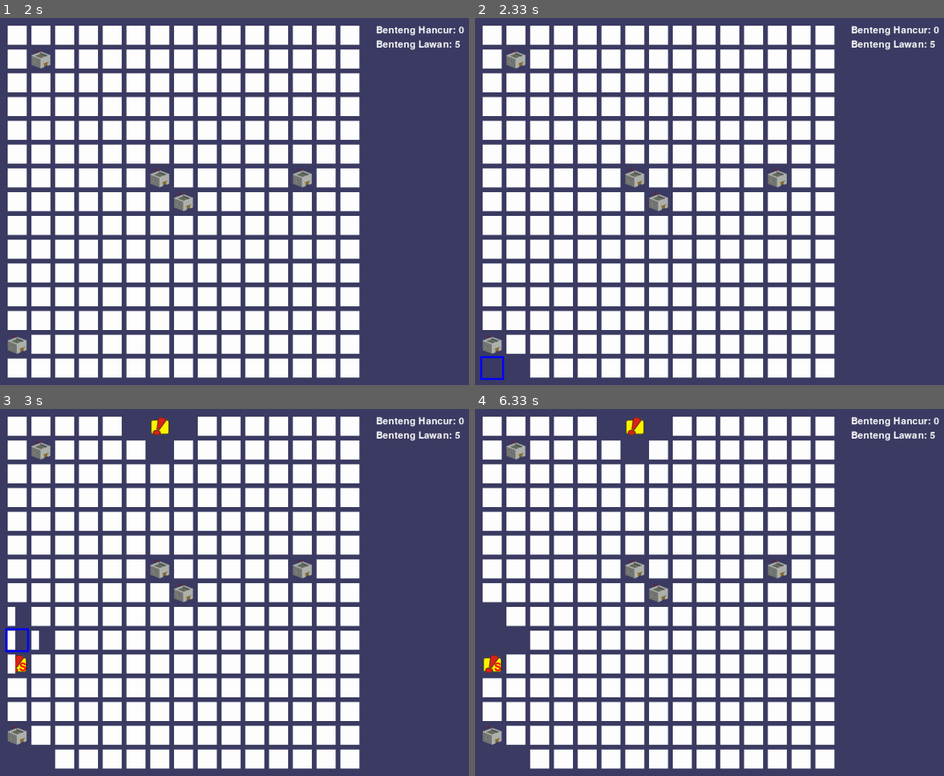
Above: before the commit, frames 1-4 (two rows, left to right).
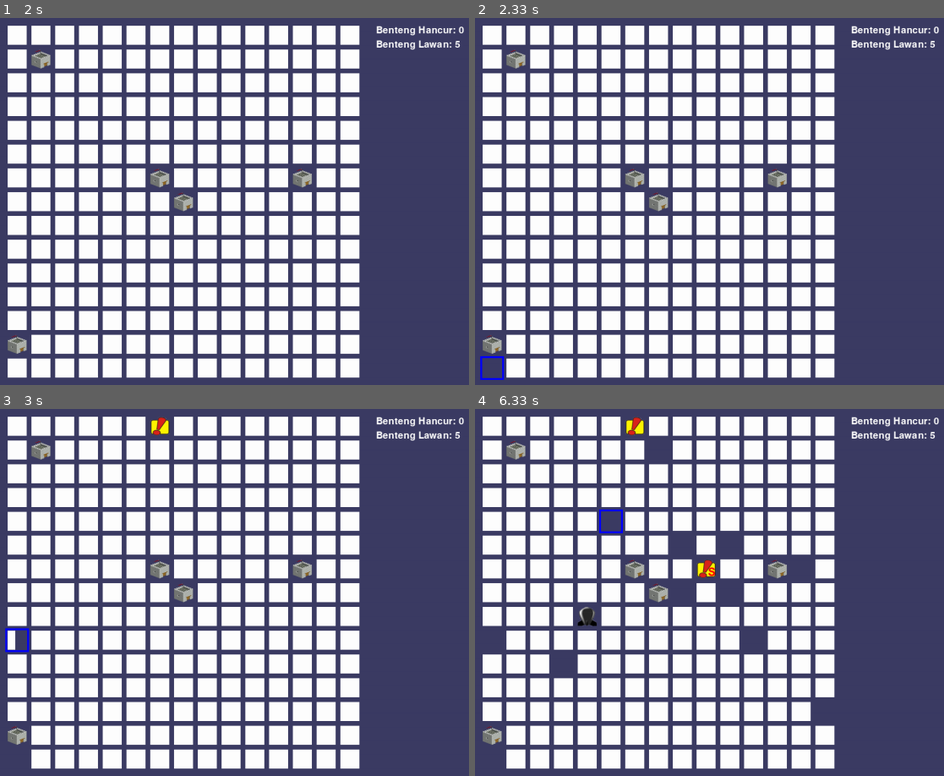
Above: after the commit, the same moments.

Repository: giantcrabi/fp-progjar
Game: pygame game, started from catapultwar.py
The game is run twice, just before and just after one commit, with the same random seed, the same clock (stepped at 60 frames per second) and the same inputs. The source is Python 2; it was converted automatically to run under Python 3.
Inputs (mouse positions are in pixels of both pictures, inside the frame that each line leads up to):
- Up to frame 1 (2 s): click (187, 205) at 0.38 s; press the mouse at (18, 128) at 0.7 s; move the mouse to (28, 91) at 0.8 s; release the mouse at (37, 51) at 0.93 s; click (164, 183) at 1.05 s; press the mouse at (18, 58) at 1.37 s; move the mouse to (18, 201) at 1.47 s; release the mouse at (18, 340) at 1.6 s; click (304, 179) at 1.72 s
- Up to frame 2 (2.33 s): click (493, 366) at 2.05 s
- Up to frame 3 (3 s): press the mouse at (18, 640) at 2.37 s; move the mouse to (84, 537) at 2.47 s; release the mouse at (150, 434) at 2.6 s; click (18, 640) at 2.72 s
- Up to frame 4 (6.33 s): press the mouse at (493, 709) at 3.03 s; move the mouse to (568, 585) at 3.13 s; release the mouse at (648, 456) at 3.27 s; click (798, 559) at 3.38 s; click (747, 632) at 3.72 s; press the mouse at (747, 632) at 4.03 s; move the mouse to (657, 651) at 4.13 s; release the mouse at (564, 669) at 4.27 s; press the mouse at (493, 519) at 4.87 s; move the mouse to (657, 618) at 4.97 s; release the mouse at (826, 713) at 5.1 s; click (592, 621) at 5.22 s; click (709, 574) at 5.55 s; press the mouse at (517, 735) at 5.87 s; move the mouse to (559, 625) at 5.97 s; release the mouse at (606, 511) at 6.1 s; click (807, 497) at 6.22 s

Frame 1 is identical in both runs. In frame 2, 0.2% of the frame differs, in the area x 6-11%, y 92-99%; in frame 3, 1.3%; in frame 4, 4.4%, in the area x 1-77%, y 2-99%.

Commit message:
update powerup

Diff:
--- a/catapultwar.py
+++ b/catapultwar.py
@@ -73,7 +73,7 @@
     lifePlayer2 = 5
     jumlahBenteng1 = 5
     jumlahBenteng2 = 5
-    kesempatanTembak1 = 3
+    kesempatanTembak1 = 100
     kesempatanTembak2 = 3
     powerPlayer1 = ''
     powerPlayer2 = ''
@@ -119,7 +119,7 @@
                     if not revealedBoxes[boxx][boxy]:
                         drawHighlightBox(boxx, boxy)
                     if not revealedBoxes[boxx][boxy] and mouseClicked:
-                        fireCatapult(mainBoard,revealedBoxes,boxx,boxy,FIREBOMB)
+                        powerPlayer1 = fireCatapult(mainBoard,revealedBoxes,boxx,boxy,powerPlayer1)
                         kesempatanTembak1 -= 1
                 """
                 if mainBoard[boxx][boxy] == BENTENG:
@@ -212,8 +212,11 @@
     boxes = []
     boxes.append((boxx, boxy))
     revealedBoxes[boxx][boxy] = True
-
+    powerPlayer1=''
+    if board[boxx][boxy] != NONE and board[boxx][boxy] != BENTENG:
+    	powerPlayer1 = board[boxx][boxy]
     if(powerup == FIREBOMB):
+    	powerPlayer1 = ''
         boxes = []
         boxes.append((boxx, boxy))
         revealedBoxes[boxx][boxy] = True
@@ -221,16 +224,136 @@
         if(boxx - 1 >= 0 and not revealedBoxes[boxx - 1][boxy]):
             boxes.append((boxx - 1, boxy))
             revealedBoxes[boxx - 1][boxy] = True
+            if board[boxx][boxy] != NONE and board[boxx][boxy] != BENTENG:
+    			powerPlayer1 = board[boxx][boxy]
         if(boxx + 1 < BOARDWIDTH and not revealedBoxes[boxx + 1][boxy]):
             boxes.append((boxx + 1, boxy))
             revealedBoxes[boxx + 1][boxy] = True
+            if board[boxx][boxy] != NONE and board[boxx][boxy] != BENTENG:
+    			powerPlayer1 = board[boxx][boxy]
         if(boxy - 1 >= 0 and not revealedBoxes[boxx][boxy - 1]):
             boxes.append((boxx, boxy - 1))
             revealedBoxes[boxx][boxy - 1] = True
+            if board[boxx][boxy] != NONE and board[boxx][boxy] != BENTENG:
+    			powerPlayer1 = board[boxx][boxy]
         if(boxy + 1 < BOARDHEIGHT and not revealedBoxes[boxx][boxy + 1]):
             boxes.append((boxx, boxy + 1))
             revealedBoxes[boxx][boxy + 1] = True
-
+            if board[boxx][boxy] != NONE and board[boxx][boxy] != BENTENG:
+    			powerPlayer1 = board[boxx][boxy]
+
+    if(powerup == CROSSBOMB):
+    	powerPlayer1 = ''
+    	boxes = []
+    	boxes.append((boxx, boxy))
+    	revealedBoxes[boxx][boxy] = True
+
+        if(boxx - 1 >= 0 and boxy - 1 and not revealedBoxes[boxx - 1][boxy]):
+            boxes.append((boxx - 1, boxy - 1))
+            revealedBoxes[boxx - 1][boxy - 1] = True
+            if board[boxx][boxy] != NONE and board[boxx][boxy] != BENTENG:
+    			powerPlayer1 = board[boxx][boxy]
+        if(boxx + 1 < BOARDWIDTH and boxy + 1 < BOARDHEIGHT and not revealedBoxes[boxx + 1][boxy]):
+            boxes.append((boxx + 1, boxy + 1))
+            revealedBoxes[boxx + 1][boxy + 1] = True
+            if board[boxx][boxy] != NONE and board[boxx][boxy] != BENTENG:
+    			powerPlayer1 = board[boxx][boxy]
+        if(boxy - 1 >= 0 and boxx + 1 < BOARDWIDTH and not revealedBoxes[boxx][boxy - 1]):
+            boxes.append((boxx + 1, boxy - 1))
+            revealedBoxes[boxx + 1][boxy - 1] = True
+            if board[boxx][boxy] != NONE and board[boxx][boxy] != BENTENG:
+    			powerPlayer1 = board[boxx][boxy]
+        if(boxy + 1 < BOARDHEIGHT and boxx - 1 >= 0 and not revealedBoxes[boxx][boxy + 1]):
+            boxes.append((boxx - 1, boxy + 1))
+            revealedBoxes[boxx - 1][boxy + 1] = True
+            if board[boxx][boxy] != NONE and board[boxx][boxy] != BENTENG:
+    			powerPlayer1 = board[boxx][boxy]
+
+    if(powerup == NAPALM):
+    	powerPlayer1 = ''
+    	boxes = []
+    	boxes.append((boxx, boxy))
+    	revealedBoxes[boxx][boxy] = True
+
+        if(boxx - 1 >= 0 and boxy - 1 and not revealedBoxes[boxx - 1][boxy]):
+            boxes.append((boxx - 1, boxy - 1))
+            revealedBoxes[boxx - 1][boxy - 1] = True
+            if board[boxx][boxy] != NONE and board[boxx][boxy] != BENTENG:
+    			powerPlayer1 = board[boxx][boxy]
+        if(boxx + 1 < BOARDWIDTH and boxy + 1 < BOARDHEIGHT and not revealedBoxes[boxx + 1][boxy]):
+            boxes.append((boxx + 1, boxy + 1))
+            revealedBoxes[boxx + 1][boxy + 1] = True
+            if board[boxx][boxy] != NONE and board[boxx][boxy] != BENTENG:
+    			powerPlayer1 = board[boxx][boxy]
+        if(boxy - 1 >= 0 and boxx + 1 < BOARDWIDTH and not revealedBoxes[boxx][boxy - 1]):
+            boxes.append((boxx + 1, boxy - 1))
+            revealedBoxes[boxx + 1][boxy - 1] = True
+            if board[boxx][boxy] != NONE and board[boxx][boxy] != BENTENG:
+    			powerPlayer1 = board[boxx][boxy]
+        if(boxy + 1 < BOARDHEIGHT and boxx - 1 >= 0 and not revealedBoxes[boxx][boxy + 1]):
+            boxes.append((boxx - 1, boxy + 1))
+            revealedBoxes[boxx - 1][boxy + 1] = True
+            if board[boxx][boxy] != NONE and board[boxx][boxy] != BENTENG:
+    			powerPlayer1 = board[boxx][boxy]
+        if(boxx - 1 >= 0 and not revealedBoxes[boxx - 1][boxy]):
+            boxes.append((boxx - 1, boxy))
+            revealedBoxes[boxx - 1][boxy] = True
+            if board[boxx][boxy] != NONE and board[boxx][boxy] != BENTENG:
+    			powerPlayer1 = board[boxx][boxy]
+        if(boxx + 1 < BOARDWIDTH and not revealedBoxes[boxx + 1][boxy]):
+            boxes.append((boxx + 1, boxy))
+            revealedBoxes[boxx + 1][boxy] = True
+            if board[boxx][boxy] != NONE and board[boxx][boxy] != BENTENG:
+    			powerPlayer1 = board[boxx][boxy]
+        if(boxy - 1 >= 0 and not revealedBoxes[boxx][boxy - 1]):
+            boxes.append((boxx, boxy - 1))
+            revealedBoxes[boxx][boxy - 1] = True
+            if board[boxx][boxy] != NONE and board[boxx][boxy] != BENTENG:
+    			powerPlayer1 = board[boxx][boxy]
+        if(boxy + 1 < BOARDHEIGHT and not revealedBoxes[boxx][boxy + 1]):
+            boxes.append((boxx, boxy + 1))
+            revealedBoxes[boxx][boxy + 1] = True
+            if board[boxx][boxy] != NONE and board[boxx][boxy] != BENTENG:
+    			powerPlayer1 = board[boxx][boxy]
+
+    if(powerup == GUILLOTINE):
+    	powerPlayer1 = ''
+    	boxes = []
+    	boxes.append((boxx, boxy))
+    	revealedBoxes[boxx][boxy] = True
+    	boxx1 = boxx - 1
+    	boxx2 = boxx + 1
+    	while boxx1 >=0:
+    	   boxes.append((boxx1, boxy))
+           revealedBoxes[boxx1][boxy] = True
+           if board[boxx1][boxy] != NONE and board[boxx1][boxy] != BENTENG:
+    			powerPlayer1 = board[boxx1][boxy]
+           boxx1 -= 1
+     	while boxx2 < BOARDWIDTH:
+    	   boxes.append((boxx2, boxy))
+           revealedBoxes[boxx2][boxy] = True
+           if board[boxx2][boxy] != NONE and board[boxx2][boxy] != BENTENG:
+    			powerPlayer1 = board[boxx2][boxy]
+           boxx2 += 1
+    if(powerup == ROCKET):
+    	powerPlayer1 = ''
+    	boxes = []
+    	boxes.append((boxx, boxy))
+    	revealedBoxes[boxx][boxy] = True
+    	boxy1 = boxy - 1
+    	boxy2 = boxy + 1
+    	while boxy1 >=0:
+    	   boxes.append((boxx, boxy1))
+           revealedBoxes[boxx][boxy1] = True
+           if board[boxx][boxy1] != NONE and board[boxx][boxy1] != BENTENG:
+    			powerPlayer1 = board[boxx][boxy1]
+           boxy1 -= 1
+     	while boxy2 < BOARDWIDTH:
+    	   boxes.append((boxx, boxy2))
+           revealedBoxes[boxx][boxy2] = True
+           if board[boxx][boxy2] != NONE and board[boxx][boxy2] != BENTENG:
+    			powerPlayer1 = board[boxx][boxy2]
+           boxy2 += 1
     #elif(powerup == CROSSBOMB):
 
     #elif(powerup == NAPALM):
@@ -242,6 +365,7 @@
     #else:
 
     revealBoxesAnimation(board, boxes)
+    return powerPlayer1
 
 def leftTopCoordsOfBox(boxx, boxy):
     # Convert board coordinates to pixel coordinates
